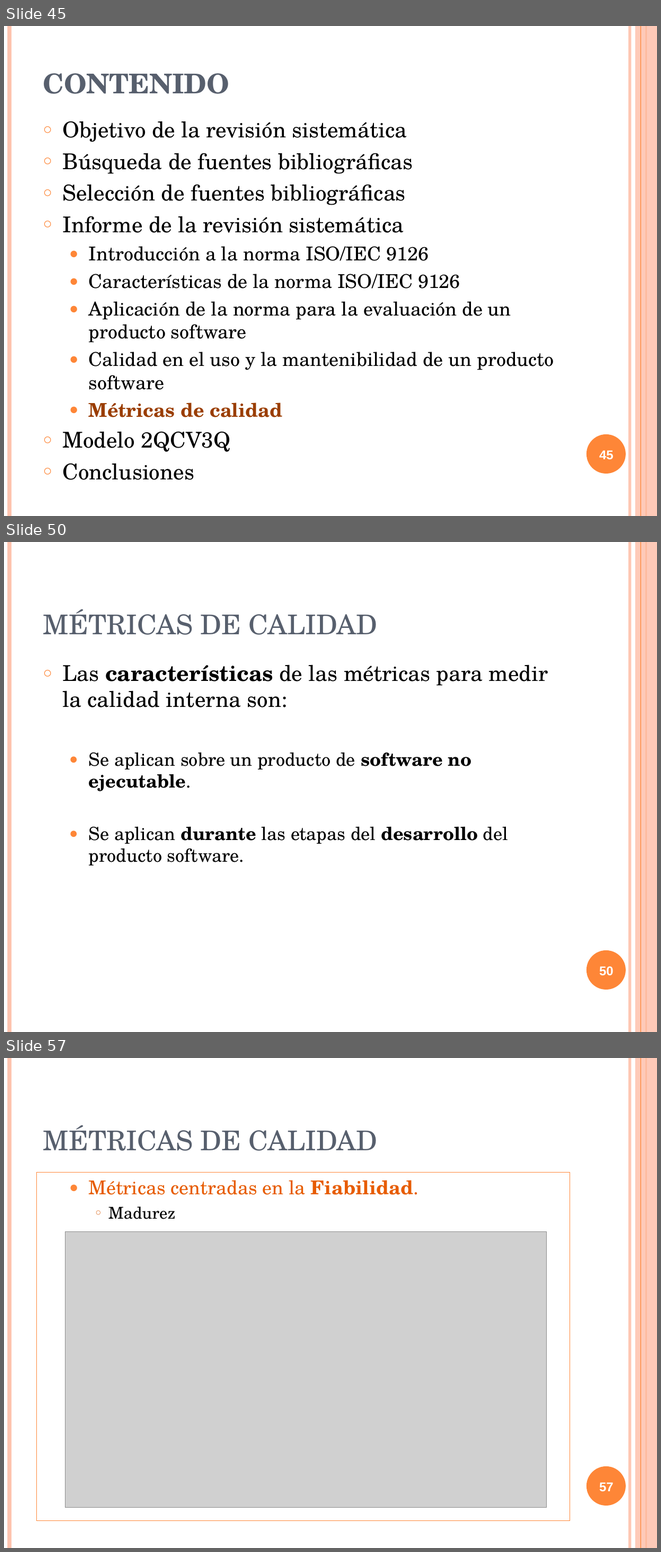
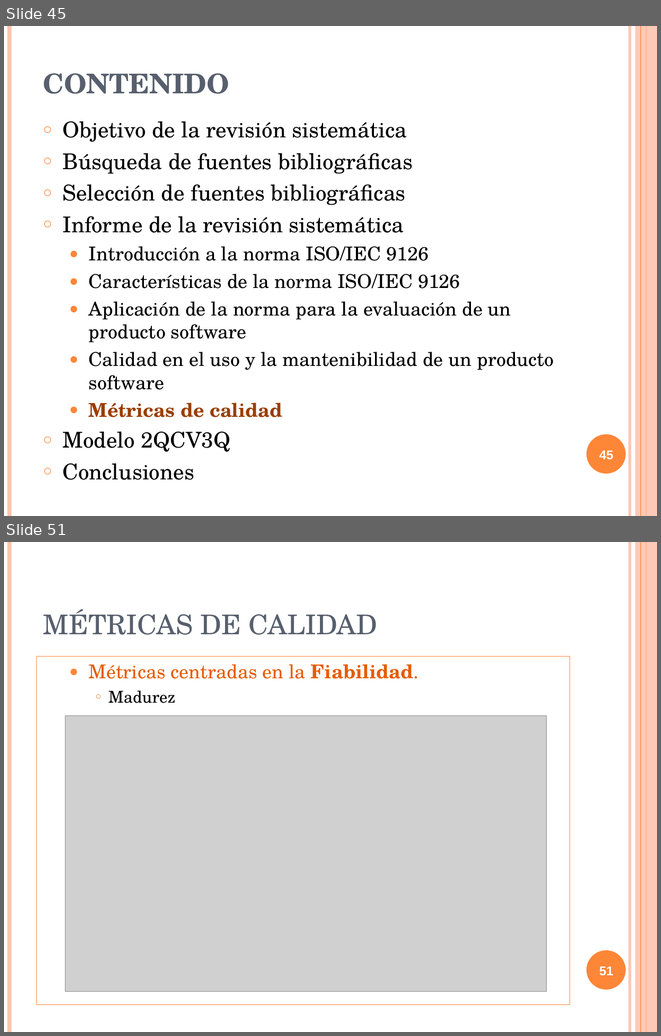
Before and after one commit to txedo/isi-auditoria, a slide deck: calidad/Trabajo/presentacion/presentacionCalidad.ppt. Shown one above the other, each under a label of ours: slides 45, 50 and 57 before the commit, slides 45 and 51 after it; the slides between them are not shown. The pictures are 661x1552 and 661x1036 pixels, drawn with LibreOffice and Linux fonts; fonts in the diff are those of the drawing; grey boxes stand for pictures. Boxes give left, top, right and bottom in pixels: in the first picture for what was removed or moved away, otherwise in the second. Text is boxed around its words. In the diff, an @@ line names an element or a change of style, - is before the commit and + after.

```diff
--- a/calidad/Trabajo/presentacion/presentacionCalidad.ppt
+++ b/calidad/Trabajo/presentacion/presentacionCalidad.ppt
@@ slide 50 removed at <box>4,542,657,1032</box>, background #FFFFFF; not listed: 6 template elements that a slide beside it also shows @@
@@ title removed at <box>43,609,378,635</box> @@
-MÉTRICAS DE CALIDAD
@@ text removed at <box>62,664,548,865</box> @@
-○ Las características de las métricas para medir la calidad interna son:
-  ● Se aplican sobre un producto de software no ejecutable.
-  ● Se aplican durante las etapas del desarrollo del producto software.
@@ page number removed at <box>599,966,614,976</box> @@
-50
@@ what was slide 57 is now slide 51 @@
@@ page number at <box>599,966,614,976</box>: text changed @@
-57
+51
```
Also in this commit, not shown: 15 slides changed, 5 other slides removed, 1 other file.
